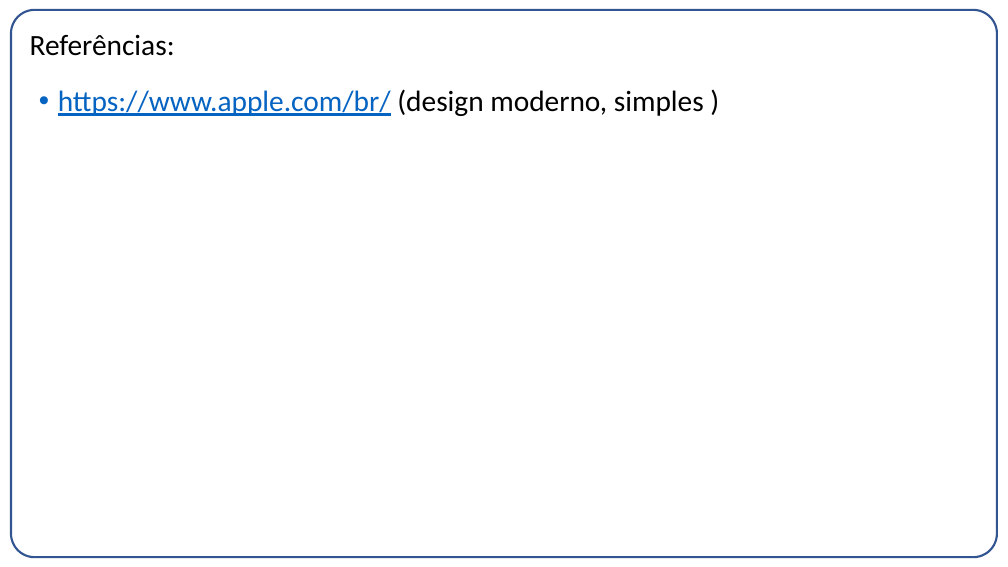
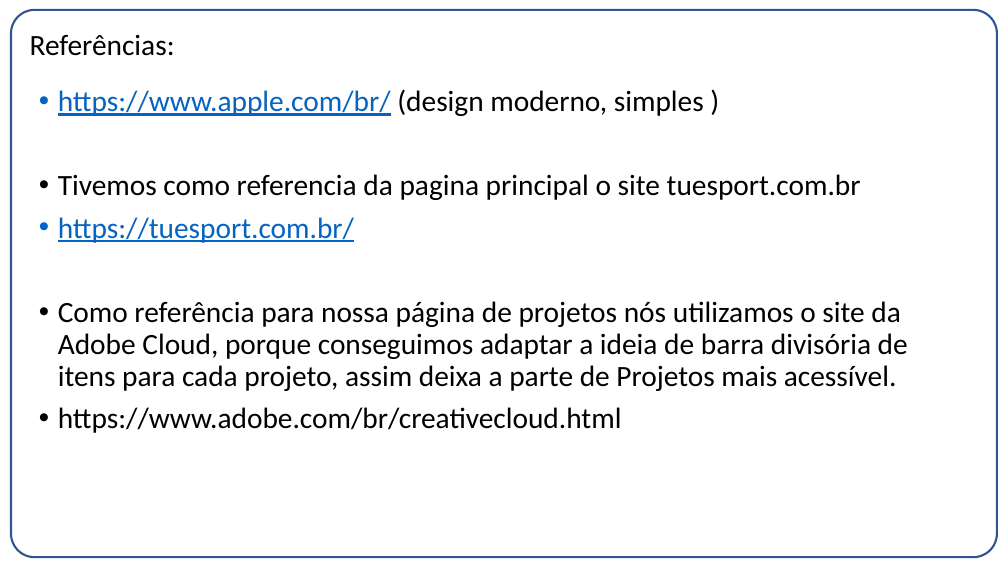
Before and after one commit to betofr1/co-design, a slide deck: slide 6 of Projeto 1/Entrega02.pptx. Drawn at 1008x567 pixels with LibreOffice and Linux fonts; fonts in the diff are those of the drawing. Boxes give left, top, right and bottom in pixels: in the first picture for what was removed or moved away, otherwise in the second. Text is boxed around its words. In the diff, an @@ line names an element or a change of style, - is before the commit and + after.

```diff
--- a/Projeto 1/Entrega02.pptx
+++ b/Projeto 1/Entrega02.pptx
@@ text at (58, 174, 908, 433): paragraphs added @@
+• Tivemos como referencia da pagina principal o site tuesport.com.br
+• https://tuesport.com.br/
+• Como referência para nossa página de projetos nós utilizamos o site da Adobe Cloud, porque conseguimos adaptar a ideia de barra divisória de itens para cada projeto, assim deixa a parte de Projetos mais acessível.
+• https://www.adobe.com/br/creativecloud.html
```
Also in this commit, not shown: 2 other slides changed, 3 slides removed, 2 other files.
